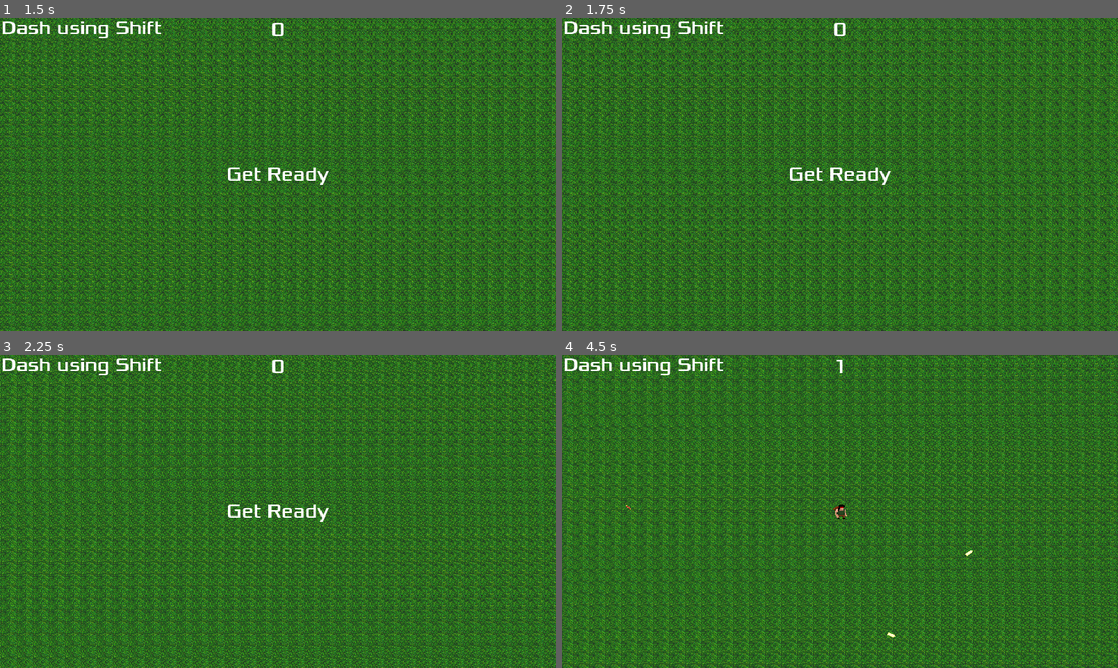
Above: before the commit, frames 1-4 (two rows, left to right).
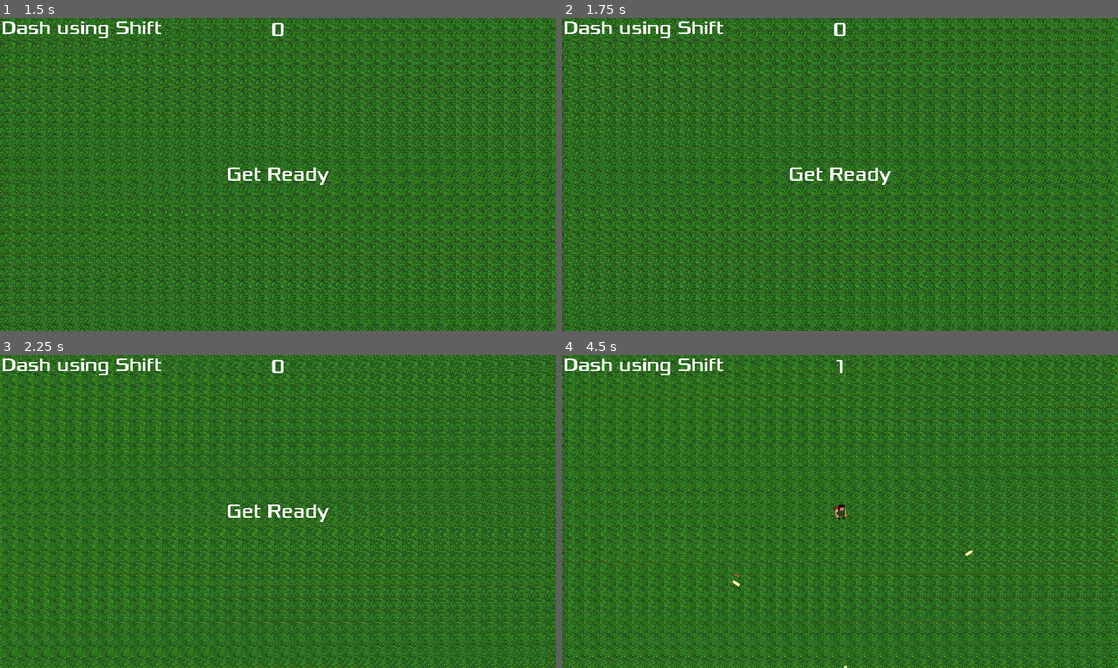
Above: after the commit, the same moments.

Repository: IvanovDenya/SurviveBros
Game: Godot game, scene res://menu/menu.tscn
Two runs of this game, one before a commit and one after it. Both use one fixed random seed, a clock stepped at 60 frames per second and the inputs below. Sound files missing from this copy of the repository are replaced by a short silence.
Inputs:
- Up to frame 1 (1.5 s): click "START" at 0.5 s; tap Enter at 1.25 s; hold D (move_right) from 1.28 s (still down); hold Shift (player_dash) from 1.28 s (still down)
- Up to frame 2 (1.75 s): keep holding D (move_right); keep holding Shift (player_dash)
- Up to frame 3 (2.25 s): release D (move_right) at 2.03 s; release Shift (player_dash) at 2.03 s; hold S (move_down) from 2.03 s (still down); tap Shift (player_dash) at 2.1 s
- Up to frame 4 (4.5 s): release S (move_down) at 2.78 s; hold D (move_right) 2.78-3.53 s; hold Shift (player_dash) 2.78-3.53 s; hold W (move_up) 3.53-4.28 s; tap Shift (player_dash) at 3.6 s; hold A (move_left) from 4.28 s (still down); hold Shift (player_dash) from 4.28 s (still down)

Frame 1 is identical in both runs. In frame 2, 61% of the frame differs, in the area x 0-100%, y 0-100%; in frame 3, 61%; in frame 4, 65%.

Commit message:
Some optimization commits

Diff:
--- a/autoattacks/mob_targeted_bullet.gd
+++ b/autoattacks/mob_targeted_bullet.gd
@@ -34,7 +34,7 @@
 
 	var base_wait_time = base_cooldown_seconds/ user.base_attack_speed
 	var user_as_mod = (user.current_attack_speed / user.base_attack_speed) - 1
-	var estimated_wait_time = base_wait_time * (1 + user_as_mod * ext_attack_speed_modifier)
+	var estimated_wait_time = base_wait_time / (1 + user_as_mod * ext_attack_speed_modifier)
 	if estimated_wait_time < 0.1:
 		$Cooldown.wait_time = 0.1
 		attack_loop_count = int(0.1 / estimated_wait_time)
--- a/autoattacks/mob_targeted_bullet.tscn
+++ b/autoattacks/mob_targeted_bullet.tscn
@@ -7,4 +7,4 @@
 [node name="MobTargetedBullet" instance=ExtResource("1_ijce3")]
 script = ExtResource("2_m8xvy")
 bulletObj = ExtResource("3_4e6da")
-base_cooldown_seconds = 2.0
+base_cooldown_seconds = 3.0
--- a/autoattacks/random_anti_mob_bullet_attack.gd
+++ b/autoattacks/random_anti_mob_bullet_attack.gd
@@ -30,7 +30,7 @@
 
 	var base_wait_time = base_cooldown_seconds/ user.base_attack_speed
 	var user_as_mod = (user.current_attack_speed / user.base_attack_speed) - 1
-	var estimated_wait_time = base_wait_time * (1 + user_as_mod * ext_attack_speed_modifier)
+	var estimated_wait_time = base_wait_time / (1 + user_as_mod * ext_attack_speed_modifier)
 	if estimated_wait_time < 0.1:
 		$Cooldown.wait_time = 0.1
 		attack_loop_count = int(0.1 / estimated_wait_time)
--- a/autoattacks/random_anti_mob_bullet_attack.tscn
+++ b/autoattacks/random_anti_mob_bullet_attack.tscn
@@ -2,8 +2,9 @@
 
 [ext_resource type="PackedScene" uid="uid://dycwy0aaxsvjm" path="res://autoattacks/a_autoattack.tscn" id="1_5fknx"]
 [ext_resource type="Script" path="res://autoattacks/random_anti_mob_bullet_attack.gd" id="2_t06xo"]
-[ext_resource type="PackedScene" uid="uid://3utmdrphyibf" path="res://projectiles/basic_player_bullet.tscn" id="3_iejcr"]
+[ext_resource type="PackedScene" uid="uid://bmih6dsci4th8" path="res://projectiles/basic_player_bullet.tscn" id="3_iejcr"]
 
 [node name="RandomAntiMobBulletAttack" groups=["autoattacks"] instance=ExtResource("1_5fknx")]
 script = ExtResource("2_t06xo")
 bulletObj = ExtResource("3_iejcr")
+ext_attack_speed_modifier = 2.0
--- a/logic/global_info.gd
+++ b/logic/global_info.gd
@@ -13,9 +13,9 @@
 
 @export var mob_spawn_rate_increase_per_second_percents = 5
 @export var max_spawn_rate_percents = 2000
-@export var player_atk_speed_increase_rate_per_lvl_percents = 20
+@export var player_atk_speed_increase_rate_per_lvl_percents = 100
 @export var player_max_atk_speed = 40.0
-@export var mob_movespeed_increase_per_second_percents = 2
+@export var mob_movespeed_increase_per_second_percents = 1
 @export var player_movespeed_increase_per_lvl_percents = 10
 @export var max_mob_count = 500
 var accumulated_time = 0
--- a/logic/xp_controller.gd
+++ b/logic/xp_controller.gd
@@ -8,17 +8,31 @@
 
 # Called when the node enters the scene tree for the first time.
 func _ready():
-	lvl_thresholds.append(5)
-	lvl_thresholds.append(10)
-	lvl_thresholds.append(15)
-	lvl_thresholds.append(20)
-	lvl_thresholds.append(25)
-	lvl_thresholds.append(30)
-	lvl_thresholds.append(35)
-	lvl_thresholds.append(9999999)
+	#easy_mode()
+	normal_mode()
 	current_threshold = lvl_thresholds[0]
 	current_lvl = 0
 	current_xp = 0
+
+func easy_mode():
+	lvl_thresholds.append(1)
+	lvl_thresholds.append(1)
+	lvl_thresholds.append(1)
+	lvl_thresholds.append(2)
+	lvl_thresholds.append(2)
+	lvl_thresholds.append(3)
+	lvl_thresholds.append(3)
+	lvl_thresholds.append(9999999)
+
+func normal_mode():
+	lvl_thresholds.append(10)
+	lvl_thresholds.append(15)
+	lvl_thresholds.append(15)
+	lvl_thresholds.append(20)
+	lvl_thresholds.append(20)
+	lvl_thresholds.append(30)
+	lvl_thresholds.append(30)
+	lvl_thresholds.append(9999999)
 
 # Called every frame. 'delta' is the elapsed time since the previous frame.
 func _process(_delta):
--- a/menu/Main.gd
+++ b/menu/Main.gd
@@ -37,6 +37,9 @@
 	$Music.stop()
 	$DeathSound.play()
 	$MobSpawner/MobTimer.stop()
+	print(get_tree().get_nodes_in_group("mobs").size())
+	print(get_tree().get_nodes_in_group("xp_objects").size())
+	print(get_tree().get_nodes_in_group("player_projectiles").size())
 	get_tree().call_group("mobs", "queue_free")
 	get_tree().call_group("xp_objects", "queue_free")
 	get_tree().call_group("player_projectiles", "queue_free")
--- a/units/mob.gd
+++ b/units/mob.gd
@@ -2,11 +2,11 @@
 
 @export var max_hp = 1000
 @export var movement_speed = 100
-@export var xp_dropped = 3
+@export var xp_dropped = 2
 
 @onready var player = get_tree().get_first_node_in_group("player")
 
-
+var current_velocity = Vector2.ZERO
 
 func _on_area_2d_area_entered(area):
 	var body = area.owner
@@ -24,14 +24,15 @@
 	queue_free()
 
 
+func _on_update_move_timer_timeout():
+	var direction = global_position.direction_to(player.global_position)
+	var speed_modifier = (1 + GlobalInfo.mob_movespeed_increase_per_second_percents * GlobalInfo.accumulated_time / 100.0)
+	current_velocity = direction * movement_speed * speed_modifier
+	#mob_animation()
 
 # Called every frame. 'delta' is the elapsed time since the previous frame.
 func _process(_delta):
-	var direction = global_position.direction_to(player.global_position)
-	var speed_modifier = (1 + GlobalInfo.mob_movespeed_increase_per_second_percents * GlobalInfo.accumulated_time / 100.0)
-	velocity = direction * movement_speed * speed_modifier
-
-	mob_animation()
+	velocity = current_velocity
 	move_and_slide()
 
 # Called when the node enters the scene tree for the first time.
--- a/units/mob.tscn
+++ b/units/mob.tscn
@@ -71,8 +71,8 @@
 }]
 
 [sub_resource type="CapsuleShape2D" id="CapsuleShape2D_qgtcg"]
-radius = 29.0
-height = 74.0
+radius = 12.0
+height = 24.0
 
 [node name="Mob" type="CharacterBody2D" groups=["Mobs", "mobs"]]
 z_index = 50
@@ -99,6 +99,7 @@
 [node name="XpSpawner" parent="." instance=ExtResource("6_oswkd")]
 
 [node name="CollisionShape2D" type="CollisionShape2D" parent="."]
+position = Vector2(-1, 5)
 shape = SubResource("CapsuleShape2D_qgtcg")
 
 [node name="Area2D" type="Area2D" parent="."]
@@ -110,5 +111,10 @@
 scale = Vector2(0.988782, 0.960526)
 polygon = PackedVector2Array(-11.8446, 17.5315, 20.5185, 17.5315, 19.5071, -5.37261, 24.5639, -8.4959, 20.5185, -15.7836, 9.39368, -15.7836, -6.78785, 0.873969)
 
+[node name="UpdateMoveTimer" type="Timer" parent="."]
+wait_time = 0.16
+autostart = true
+
 [connection signal="hp_zero" from="HpController" to="." method="_on_hp_controller_hp_zero"]
 [connection signal="area_entered" from="Area2D" to="." method="_on_area_2d_area_entered"]
+[connection signal="timeout" from="UpdateMoveTimer" to="." method="_on_update_move_timer_timeout"]
--- a/units/player.gd
+++ b/units/player.gd
@@ -35,12 +35,12 @@
 
 #Вызывается при лвл-апе, повышает статы
 func _on_xp_controller_lvl_up():
-	current_attack_speed *= 1 + GlobalInfo.player_atk_speed_increase_rate_per_lvl_percents / 100.0
+	current_attack_speed = base_attack_speed * (1 + GlobalInfo.player_atk_speed_increase_rate_per_lvl_percents * current_lvl / 100.0)
 	current_attack_speed = min (GlobalInfo.player_max_atk_speed, current_attack_speed)
 	current_lvl+= 1
 	move_speed_modifier = (1 + GlobalInfo.player_movespeed_increase_per_lvl_percents * current_lvl / 100.0)
 
-func _physics_process(_delta):
+func _process(_delta):
 
 	if (state == GlobalInfo.Unit_state.Idle):
 		pass
--- a/units/player.tscn
+++ b/units/player.tscn
@@ -49,6 +49,35 @@
 "values": [0]
 }
 
+[sub_resource type="Animation" id="Animation_y246t"]
+resource_name = "rambro_dash"
+length = 0.19
+step = 0.015
+tracks/0/type = "value"
+tracks/0/imported = false
+tracks/0/enabled = true
+tracks/0/path = NodePath("Rambro:frame")
+tracks/0/interp = 1
+tracks/0/loop_wrap = true
+tracks/0/keys = {
+"times": PackedFloat32Array(0, 0.015, 0.03, 0.045, 0.06, 0.075, 0.09, 0.105, 0.12, 0.135, 0.15, 0.165, 0.18),
+"transitions": PackedFloat32Array(1, 1, 1, 1, 1, 1, 1, 1, 1, 1, 1, 1, 1),
+"update": 1,
+"values": [51, 52, 53, 54, 55, 56, 57, 58, 59, 60, 61, 62, 63]
+}
+tracks/1/type = "value"
+tracks/1/imported = false
+tracks/1/enabled = true
+tracks/1/path = NodePath("Rambro/RambroShoot:frame")
+tracks/1/interp = 1
+tracks/1/loop_wrap = true
+tracks/1/keys = {
+"times": PackedFloat32Array(0, 0.015, 0.03, 0.045, 0.06, 0.075, 0.09, 0.105, 0.12, 0.135, 0.15, 0.165, 0.18),
+"transitions": PackedFloat32Array(1, 1, 1, 1, 1, 1, 1, 1, 1, 1, 1, 1, 1),
+"update": 1,
+"values": [0, 1, 2, 3, 4, 5, 6, 7, 8, 9, 10, 11, 12]
+}
+
 [sub_resource type="Animation" id="Animation_vse6r"]
 resource_name = "rambro_death"
 step = 0.5
@@ -75,6 +104,35 @@
 "transitions": PackedFloat32Array(1, 1),
 "update": 1,
 "values": [0, 1]
+}
+
+[sub_resource type="Animation" id="Animation_qd42p"]
+resource_name = "rambro_idle"
+loop_mode = 1
+step = 0.5
+tracks/0/type = "value"
+tracks/0/imported = false
+tracks/0/enabled = true
+tracks/0/path = NodePath("Rambro:frame")
+tracks/0/interp = 1
+tracks/0/loop_wrap = true
+tracks/0/keys = {
+"times": PackedFloat32Array(0, 0.5),
+"transitions": PackedFloat32Array(1, 1),
+"update": 1,
+"values": [0, 0]
+}
+tracks/1/type = "value"
+tracks/1/imported = false
+tracks/1/enabled = true
+tracks/1/path = NodePath("Rambro/RambroShoot:frame")
+tracks/1/interp = 1
+tracks/1/loop_wrap = true
+tracks/1/keys = {
+"times": PackedFloat32Array(0, 0.5),
+"transitions": PackedFloat32Array(1, 1),
+"update": 1,
+"values": [101, 102]
 }
 
 [sub_resource type="Animation" id="Animation_qco4x"]
@@ -133,64 +191,6 @@
 "transitions": PackedFloat32Array(1, 1, 1, 1),
 "update": 1,
 "values": [0, 1, 2, 3]
-}
-
-[sub_resource type="Animation" id="Animation_y246t"]
-resource_name = "rambro_dash"
-length = 0.19
-step = 0.015
-tracks/0/type = "value"
-tracks/0/imported = false
-tracks/0/enabled = true
-tracks/0/path = NodePath("Rambro:frame")
-tracks/0/interp = 1
-tracks/0/loop_wrap = true
-tracks/0/keys = {
-"times": PackedFloat32Array(0, 0.015, 0.03, 0.045, 0.06, 0.075, 0.09, 0.105, 0.12, 0.135, 0.15, 0.165, 0.18),
-"transitions": PackedFloat32Array(1, 1, 1, 1, 1, 1, 1, 1, 1, 1, 1, 1, 1),
-"update": 1,
-"values": [51, 52, 53, 54, 55, 56, 57, 58, 59, 60, 61, 62, 63]
-}
-tracks/1/type = "value"
-tracks/1/imported = false
-tracks/1/enabled = true
-tracks/1/path = NodePath("Rambro/RambroShoot:frame")
-tracks/1/interp = 1
-tracks/1/loop_wrap = true
-tracks/1/keys = {
-"times": PackedFloat32Array(0, 0.015, 0.03, 0.045, 0.06, 0.075, 0.09, 0.105, 0.12, 0.135, 0.15, 0.165, 0.18),
-"transitions": PackedFloat32Array(1, 1, 1, 1, 1, 1, 1, 1, 1, 1, 1, 1, 1),
-"update": 1,
-"values": [0, 1, 2, 3, 4, 5, 6, 7, 8, 9, 10, 11, 12]
-}
-
-[sub_resource type="Animation" id="Animation_qd42p"]
-resource_name = "rambro_idle"
-loop_mode = 1
-step = 0.5
-tracks/0/type = "value"
-tracks/0/imported = false
-tracks/0/enabled = true
-tracks/0/path = NodePath("Rambro:frame")
-tracks/0/interp = 1
-tracks/0/loop_wrap = true
-tracks/0/keys = {
-"times": PackedFloat32Array(0, 0.5),
-"transitions": PackedFloat32Array(1, 1),
-"update": 1,
-"values": [0, 0]
-}
-tracks/1/type = "value"
-tracks/1/imported = false
-tracks/1/enabled = true
-tracks/1/path = NodePath("Rambro/RambroShoot:frame")
-tracks/1/interp = 1
-tracks/1/loop_wrap = true
-tracks/1/keys = {
-"times": PackedFloat32Array(0, 0.5),
-"transitions": PackedFloat32Array(1, 1),
-"update": 1,
-"values": [101, 102]
 }
 
 [sub_resource type="AnimationLibrary" id="AnimationLibrary_3d3qp"]
--- a/utility/mob_spawner.gd
+++ b/utility/mob_spawner.gd
@@ -77,7 +77,6 @@
 	var final_num = base_num + floor(base_num *  GlobalInfo.mob_spawn_rate_increase_per_second_percents * accumulated_time / 100.0)
 	final_num = min(GlobalInfo.max_spawn_rate_percents / 100.0 * base_num, final_num)
 
-	print("Mobs spawning : " + str(final_num))
 	for i in final_num:
 		var mob = new_mob.instantiate()
 		mob.global_position = get_random_position()
